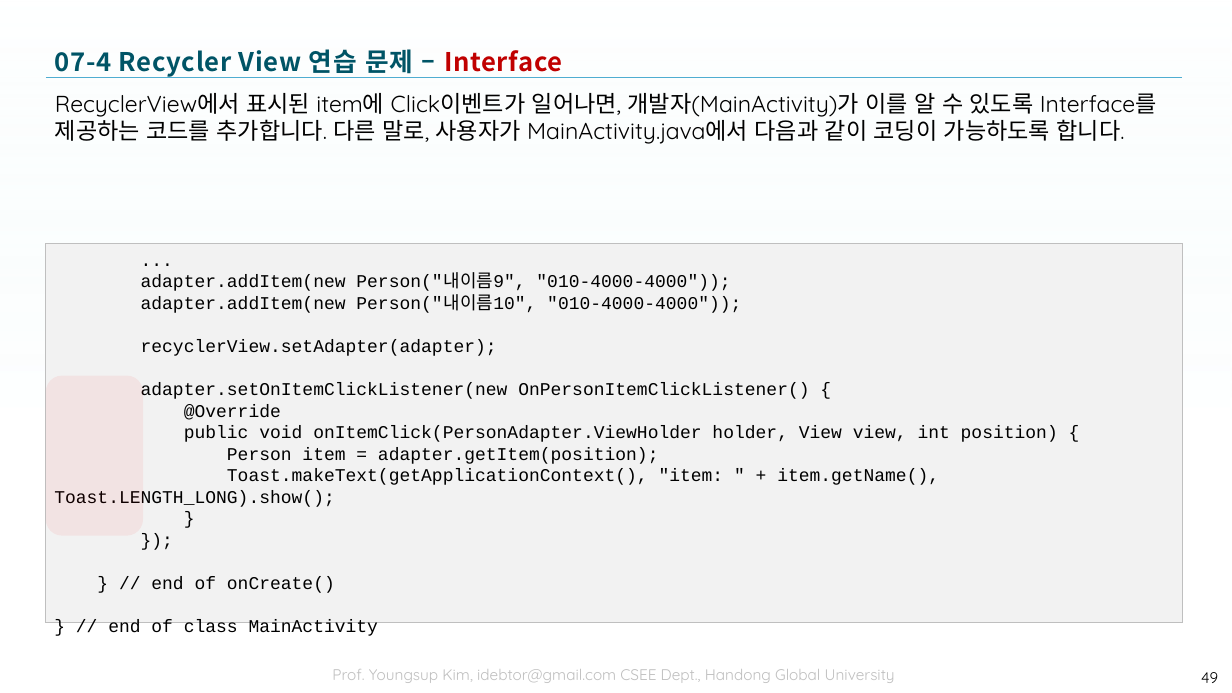
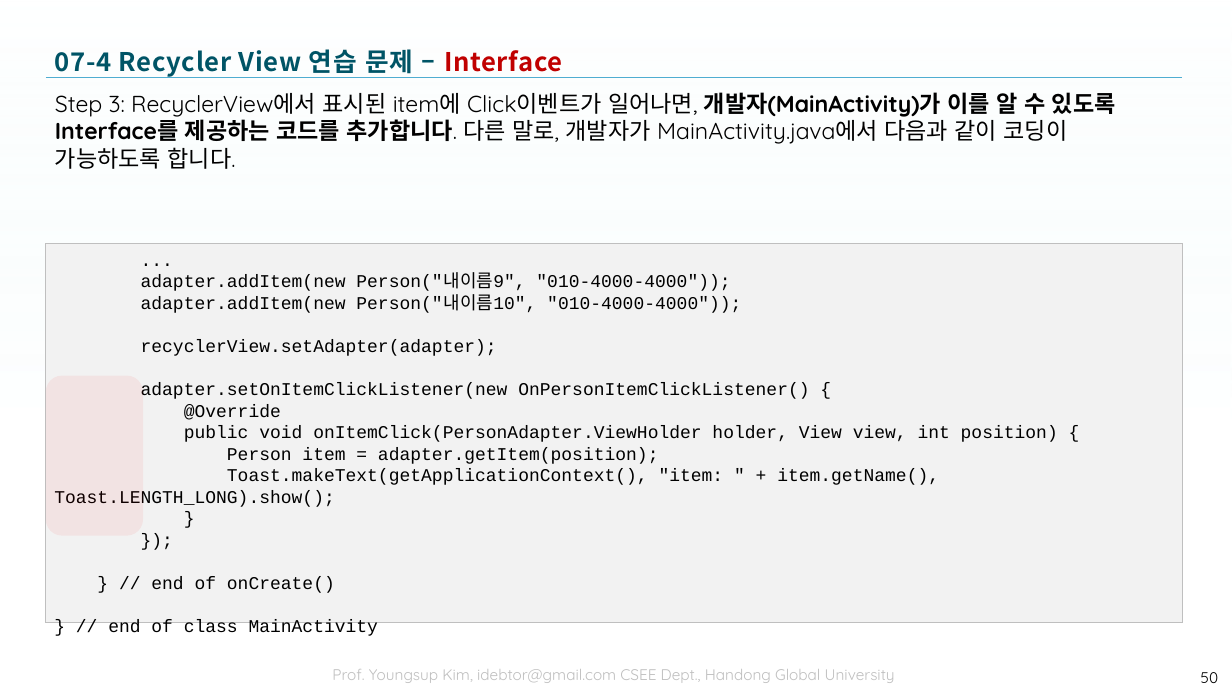
Before and after one commit to tae7841/HuStarAS, a slide deck: slide 50 of ppts/07Widget.pptx (slide 49 before the commit). Drawn at 1232x693 pixels with LibreOffice and Linux fonts; fonts in the diff are those of the drawing; background and template pictures are left out. Boxes give left, top, right and bottom in pixels: in the first picture for what was removed or moved away, otherwise in the second. Text is boxed around its words. In the diff, an @@ line names an element or a change of style, - is before the commit and + after.

```diff
--- a/ppts/07Widget.pptx
+++ b/ppts/07Widget.pptx
@@ text at [55,92,1116,169]: text changed @@
-RecyclerView에서 표시된 item에 Click이벤트가 일어나면, 개발자(MainActivity)가 이를 알 수 있도록 Interface를 제공하는 코드를 추가합니다. 다른 말로, 사용자가 MainActivity.java에서 다음과 같이 코딩이 가능하도록 합니다.
+Step 3: RecyclerView에서 표시된 item에 Click이벤트가 일어나면, 개발자(MainActivity)가 이를 알 수 있도록 Interface를 제공하는 코드를 추가합니다. 다른 말로, 개발자가 MainActivity.java에서 다음과 같이 코딩이 가능하도록 합니다.
@@ page number at [1201,672,1219,683]: text changed @@
-49
+50
```
Also in this commit, not shown: 13 other slides changed, 1 slide added, 1 other file.
